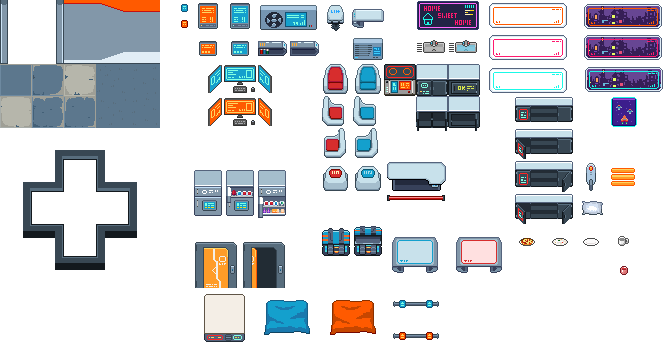
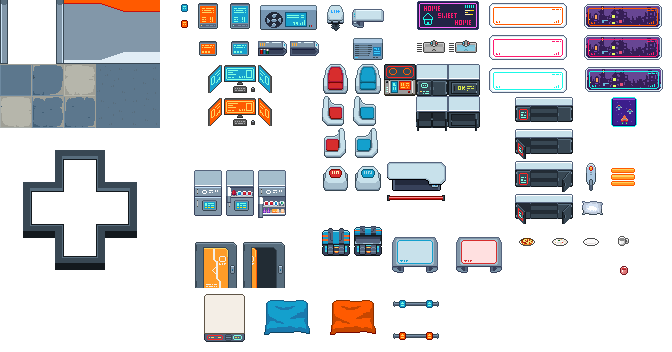
Two versions of the same layered image (w=672, h=352). Layer-by-layer changes:
painted on "WA_cyberpunk-interior.png" over [16, 75, 93, 127]
